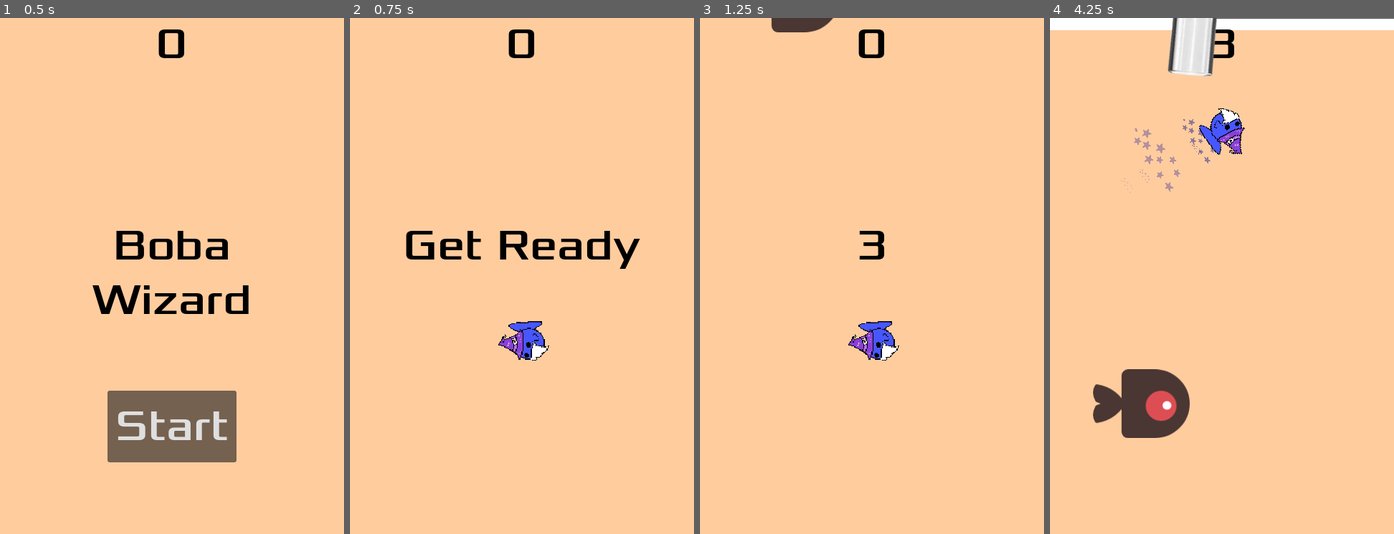
Above: before the commit, frames 1-4 (left to right).
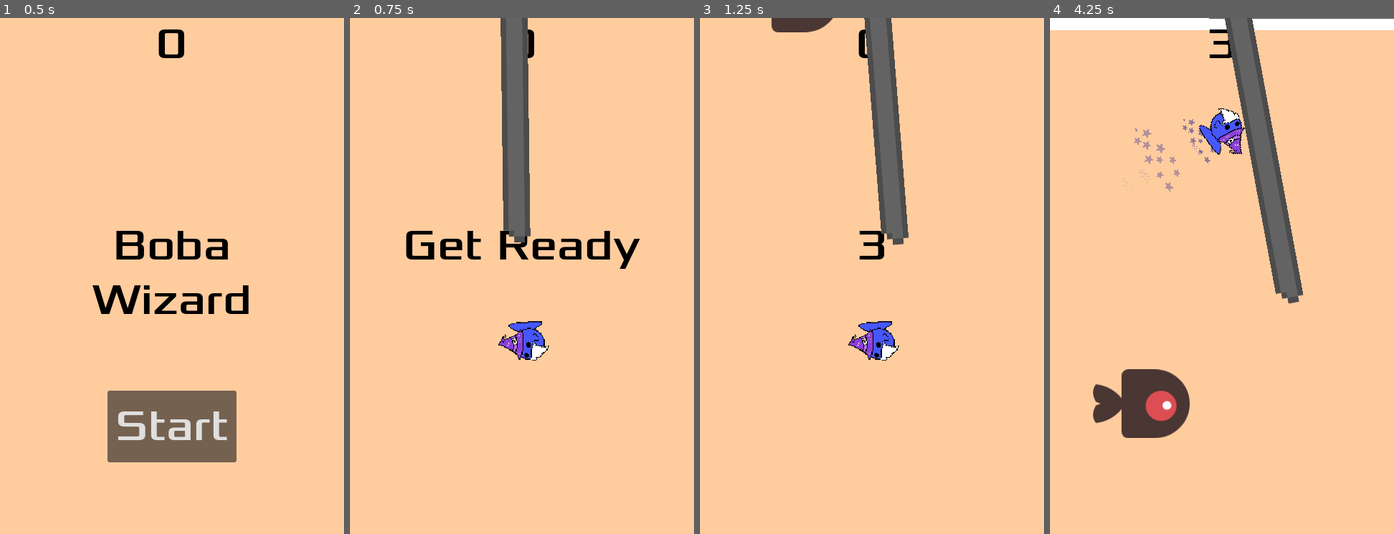
Above: after the commit, the same moments.

Repository: PaulThomasRowe/boba-tea-wizardry
Game: Godot game, scene res://main.tscn
Same seed, same stepped clock (60 frames per second), same inputs: the game is played once before the commit and once after it. Sound files missing from this copy of the repository are replaced by a short silence.
Inputs:
- Up to frame 1 (0.5 s): no input
- Up to frame 2 (0.75 s): click "Start" at 0.5 s
- Up to frame 3 (1.25 s): no input
- Up to frame 4 (4.25 s): hold D (move_right) 1.28-2.03 s; tap F (test_immunity) at 1.35, 2.85 s; hold S (move_down) 2.03-2.78 s; tap G (test_speed) at 2.1, 3.6 s; hold D (move_right) 2.78-3.53 s; hold W (move_up) from 3.53 s (still down)

Frame 1 is identical in both runs. In frame 2, 3.3% of the frame differs, in the area x 43-53%, y 0-44%; in frame 3, 3.4%; in frame 4, 5.6%, in the area x 34-74%, y 0-56%.

Commit message:
Update straw art and make lowering speed gradual

Diff:
--- a/straw.gd
+++ b/straw.gd
@@ -1,27 +1,36 @@
 extends RigidBody2D
 
 var swing_amplitude = 20.0
-var swing_speed = 2.0
-var downward_speed = 20.0
+var swing_speed = 0.5
+var downward_speed = 30.0
 
-var min_rotation = 110
-var max_rotation = 160
-var clockwise = false
+var min_rotation = 345
+var max_rotation = 375
+var clockwise = true
 
 func _ready():
 	return
 
 func _process(delta):
-	position.y += downward_speed * delta
+	if (rotation_degrees < 0.5):
+		rotation_degrees += 360
+	print(position.y)
+	if (position.y < 0):
+		position.y += downward_speed * delta * 1.0
+	elif (position.y < -300):
+		position.y += downward_speed * delta * 2.0
+
+
+
 	if clockwise && rotation_degrees < min_rotation:
 		clockwise = false
 	elif !clockwise && rotation_degrees > max_rotation:
 		clockwise = true
 
 	if clockwise:
-		rotation_degrees -= 45 * delta
+		rotation_degrees -= 45 * delta * swing_speed
 	else:
-		rotation_degrees += 45 * delta
+		rotation_degrees += 45 * delta * swing_speed
 
 func start(pos):
 	position = pos
--- a/straw.tscn
+++ b/straw.tscn
@@ -1,13 +1,13 @@
-[gd_scene load_steps=5 format=3 uid="uid://66mp5ewyefok"]
+[gd_scene load_steps=5 format=3 uid="uid://68lr72avi5pa"]
 
 [ext_resource type="Script" path="res://straw.gd" id="1_an6mm"]
-[ext_resource type="Texture2D" uid="uid://bgqvi07tsly4f" path="res://art/boba_straw_12oz.webp" id="2_k8h7b"]
+[ext_resource type="Texture2D" uid="uid://bjgbfm2plykb4" path="res://art/boba-straw.png" id="2_4w2yw"]
 
 [sub_resource type="SpriteFrames" id="1"]
 animations = [{
 "frames": [{
 "duration": 1.0,
-"texture": ExtResource("2_k8h7b")
+"texture": ExtResource("2_4w2yw")
 }],
 "loop": true,
 "name": &"fly",
Binary file added: art/boba-straw.png
Not shown, added: art/boba-straw.png.import
Not shown, changed: sfx/BGM.wav.import
Not shown, changed: sfx/CollectBobaSFX.wav.import
